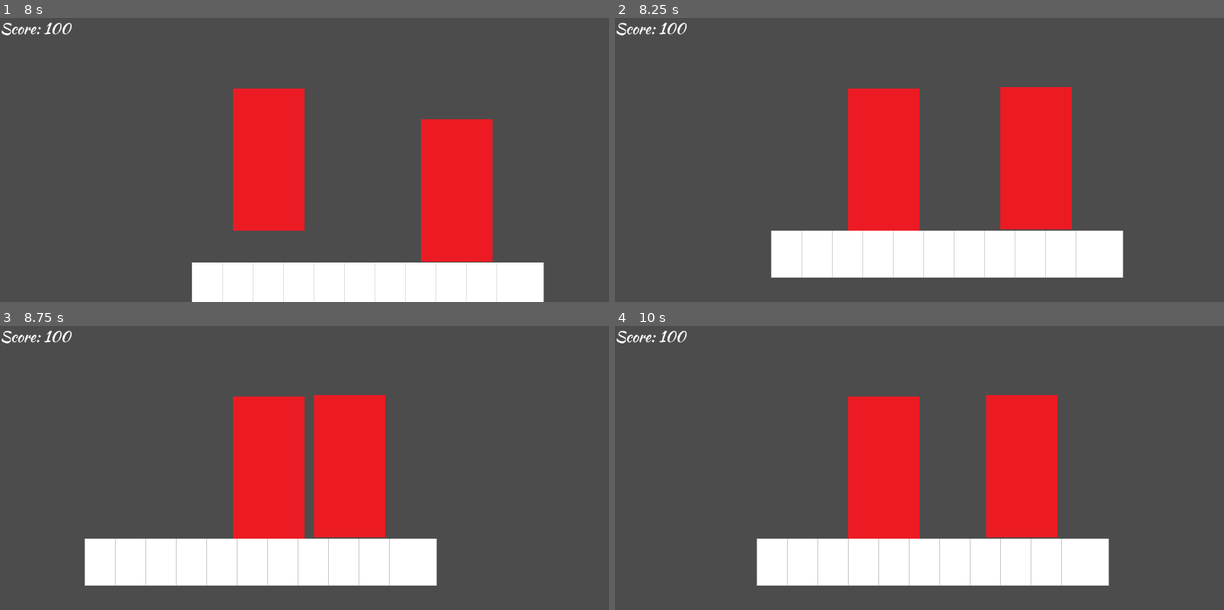
Above: before the commit, frames 1-4 (two rows, left to right).
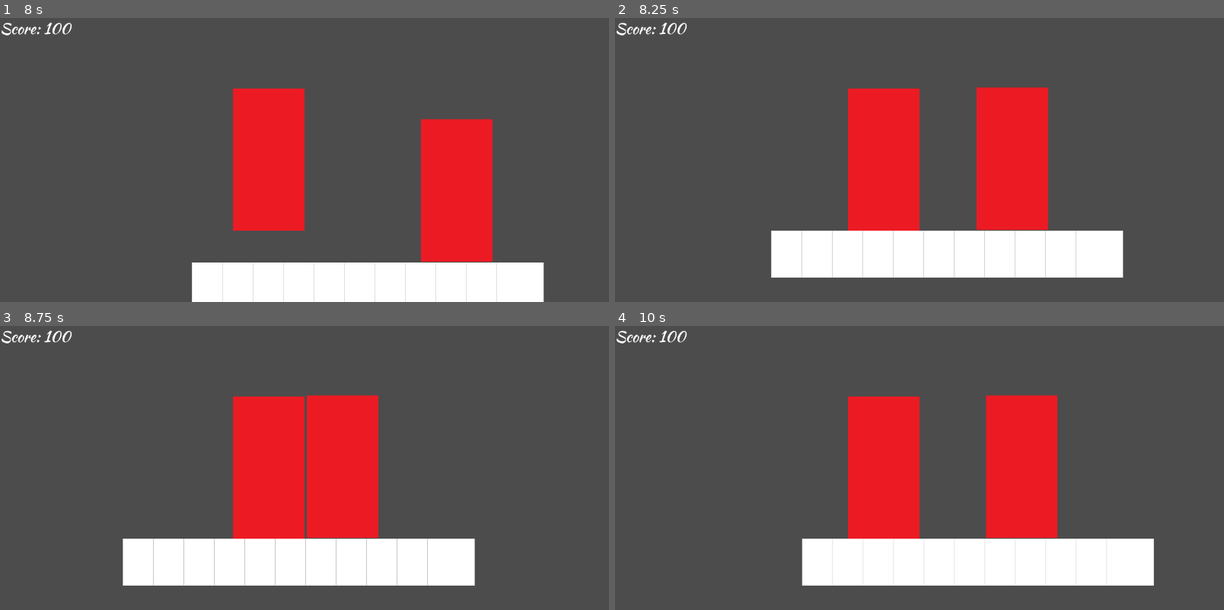
Above: after the commit, the same moments.

Repository: nateslagter/Ninja-Man-Quest-for-the-Shuriken
Game: Godot game, scene res://src/levels/testLevel.tscn
Same seed, same stepped clock (60 frames per second), same inputs: the game is played once before the commit and once after it.
Inputs:
- Up to frame 1 (8 s): tap Enter at 0.5 s; hold Right (move_right) 0.53-2.03 s; tap Space (jump) at 0.6, 0.77, 1.07, 1.35, 1.52, 1.82, 2.1, 2.85, 3.02, 3.32, 3.6, 3.77, 4.07, 4.35, 4.52, 4.82, 5.1, 5.85, 6.02, 6.32, 6.6, 6.77, 7.07, 7.35, 7.52, 7.82 s; hold Left (move_left) 2.03-2.78 s; hold Right (move_right) 2.78-4.28 s; hold Left (move_left) 4.28-5.03 s; hold Right (move_right) 5.03-5.78 s; hold Left (move_left) 5.78-7.28 s; hold Right (move_right) from 7.28 s (still down)
- Up to frame 2 (8.25 s): keep holding Right (move_right); tap Space (jump) at 8.1 s
- Up to frame 3 (8.75 s): keep holding Right (move_right)
- Up to frame 4 (10 s): tap Space (jump) at 8.85, 9.02, 9.32, 9.6, 9.77 s; release Right (move_right) at 9.53 s; hold Left (move_left) from 9.53 s (still down)

Frame 1 is identical in both runs. In frame 2, 3.9% of the frame differs, in the area x 59-75%, y 24-75%; in frame 3, 3.8%; in frame 4, 2.7%.

Commit message:
Add gravity to boss character

Diff:
--- a/src/actors/Boss.gd
+++ b/src/actors/Boss.gd
@@ -3,22 +3,29 @@
 
 onready var initial_pos := Vector2(position.x,position.y)
 
+const gravity := 700
+const jump_speed := -400
+
 var velocity := Vector2(200,0)
 var switch_velocity = 200
+var jumping := false
+var direction_to_move := "right"
 var moving := false
 
+
 func _physics_process(delta : float) -> void:
+	velocity.y += gravity * delta
 	if moving:
-		if position.x > initial_pos.x + 200:
-			velocity = Vector2(-switch_velocity,0)
-			scale.x *= -1
-			moving = false
-		elif position.x < initial_pos.x - 200:
-			velocity = Vector2(switch_velocity,0)
-			scale.x *= -1
-			moving = false
-		var _ignored = move_and_slide(velocity,Vector2(0,-1))
+		velocity = move_and_slide(velocity,Vector2(0,-1))
 
 
 func _on_MoveTimer_timeout():
+	switch_velocity *= -1
+	velocity = Vector2(switch_velocity,0)
+	scale.x *= -1
 	moving = true
+
+
+
+func _on_JumpTimer_timeout():
+	velocity.y += jump_speed
--- a/src/actors/Boss.tscn
+++ b/src/actors/Boss.tscn
@@ -16,7 +16,7 @@
 shape = SubResource( 1 )
 
 [node name="MoveTimer" type="Timer" parent="."]
-wait_time = 10.0
+wait_time = 8.0
 autostart = true
 
 [connection signal="timeout" from="MoveTimer" to="." method="_on_MoveTimer_timeout"]
